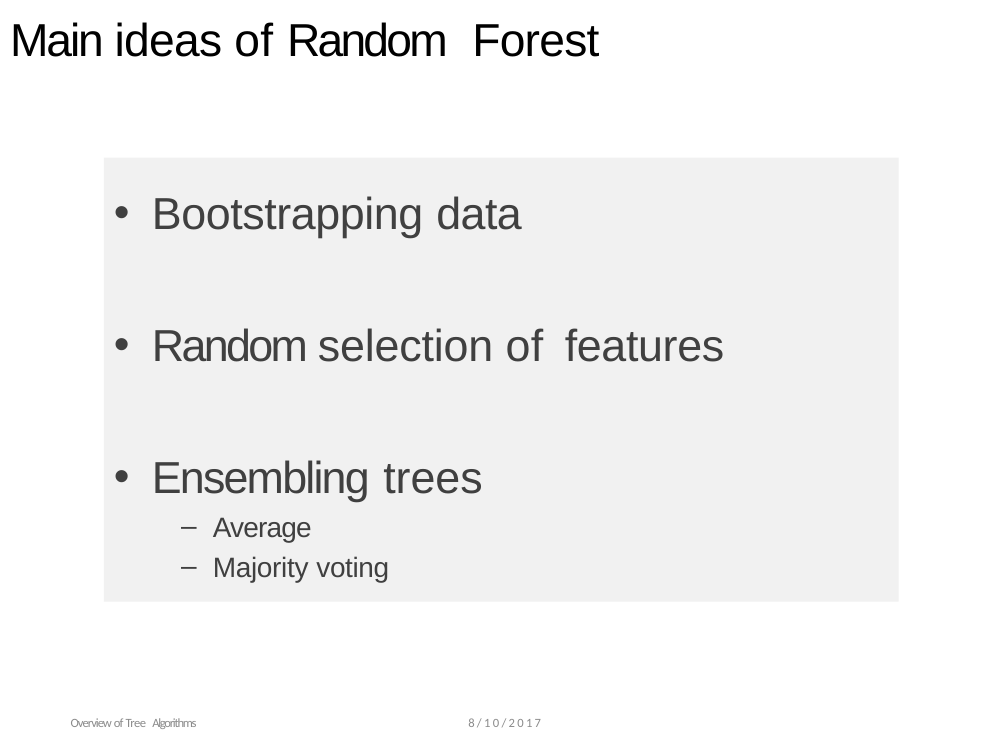
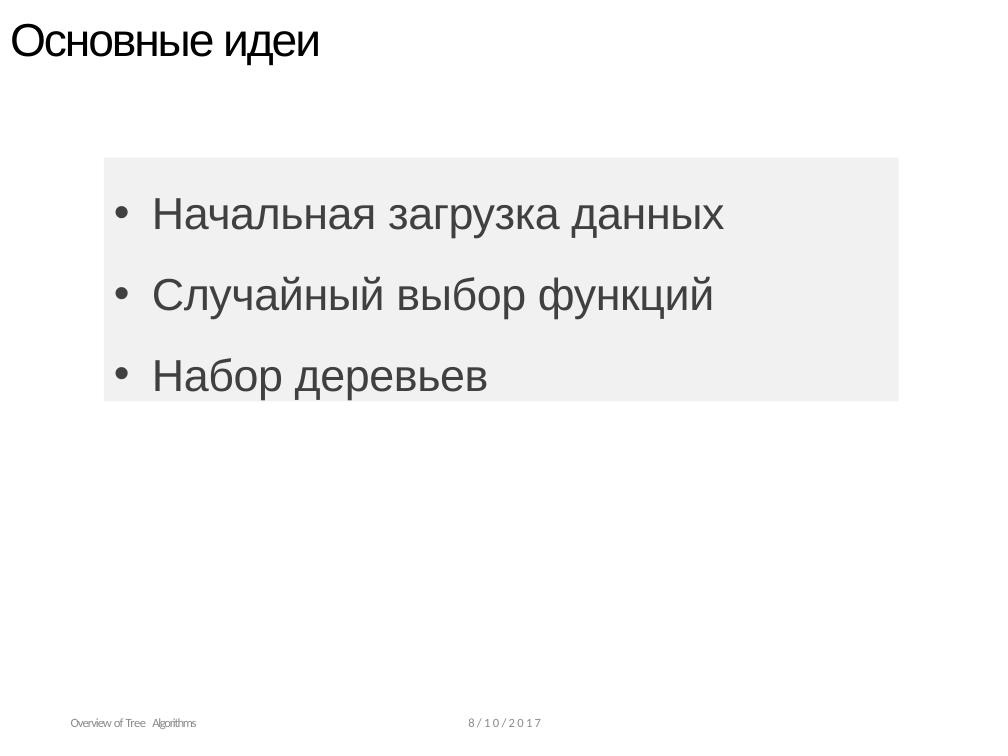
Before and after one commit to ulstu/ml, a slide deck: slide 14 of ml_course_ru/lecture12. Gradient boosting/Lecture 12. From Decision Tree to XGBoost.pptx. Drawn at 1008x756 pixels with LibreOffice and Linux fonts; fonts in the diff are those of the drawing; background and template pictures are left out. Boxes give left, top, right and bottom in pixels: in the first picture for what was removed or moved away, otherwise in the second. Text is boxed around its words. In the diff, an @@ line names an element or a change of style, - is before the commit and + after.

```diff
--- a/ml_course_ru/lecture12. Gradient boosting/Lecture 12. From Decision Tree to XGBoost.pptx
+++ b/ml_course_ru/lecture12. Gradient boosting/Lecture 12. From Decision Tree to XGBoost.pptx
@@ title at bbox=[10, 23, 321, 66]: text changed @@
-Main ideas of Random Forest
+Основные идеи
@@ rectangle "Начальная загрузка данных": place and size @@
-rectangle "Начальная загрузка данных" at bbox=[104, 157, 898, 602]
+rectangle "Начальная загрузка данных" at bbox=[104, 157, 898, 401]
@@ text in rectangle at bbox=[152, 198, 724, 400]: text changed @@
-• Bootstrapping data
-• Random selection of features
-• Ensembling trees
-  – Average
-  – Majority voting
+• Начальная загрузка данных
+• Случайный выбор функций
+• Набор деревьев
```
Also in this commit, not shown: 30 other slides changed, 5 slides added, 5 slides removed, 27 other files.
